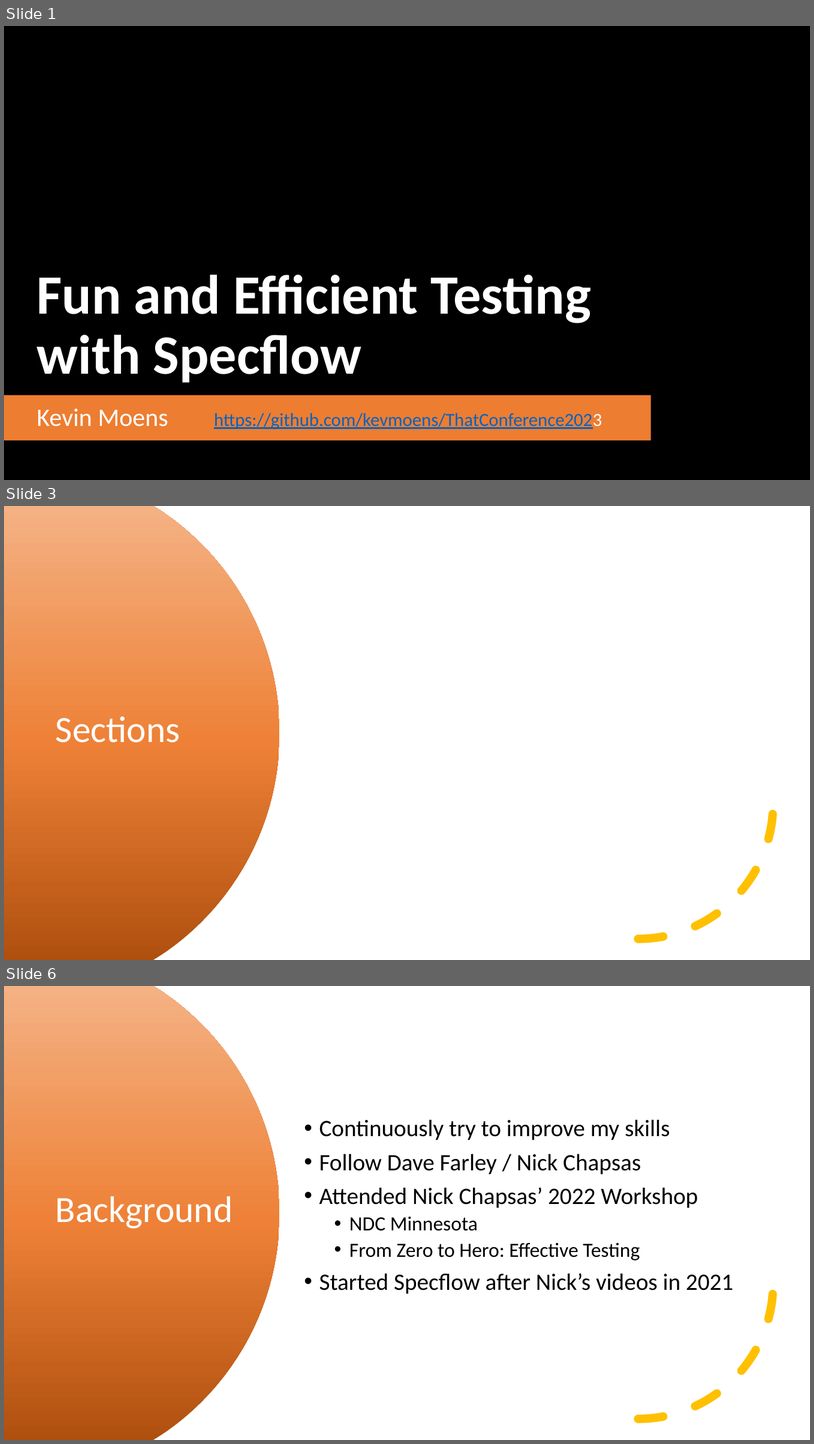
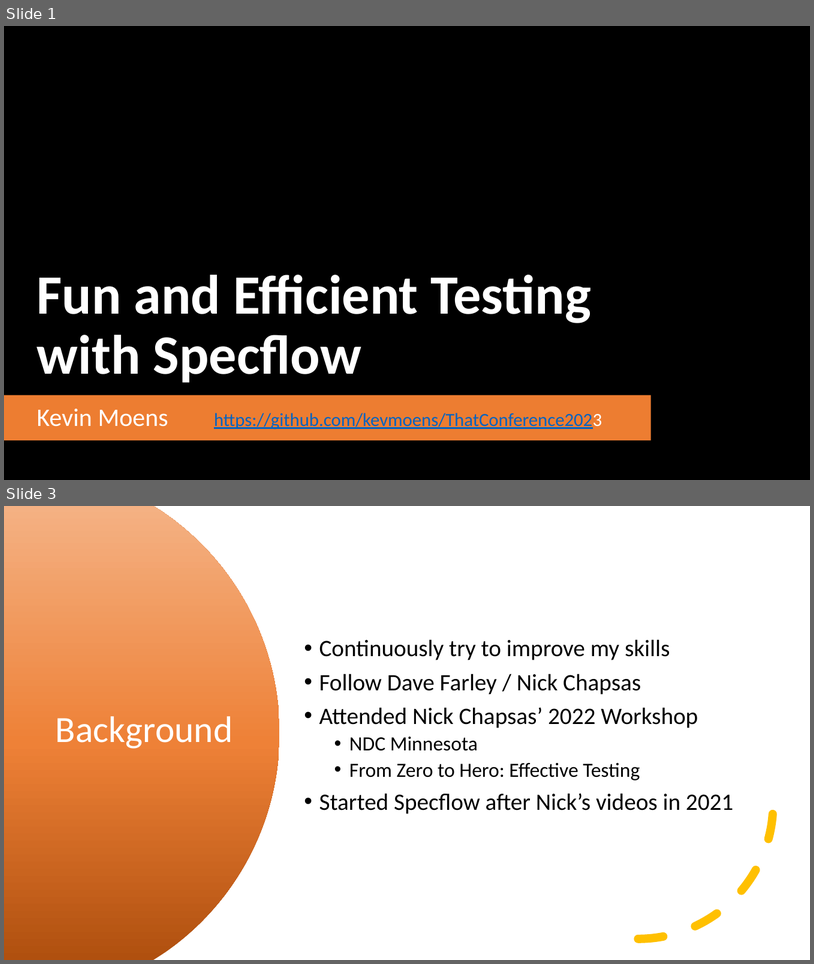
Before and after one commit to kevmoens/ThatConference2023, a slide deck: ThatConference2023.pptx. Shown one above the other, each under a label of ours: slides 1, 3 and 6 before the commit, slides 1 and 3 after it; the slides between them are not shown. The pictures are 814x1444 and 814x964 pixels, drawn with LibreOffice and Linux fonts; fonts in the diff are those of the drawing; background and template pictures are left out. Boxes give left, top, right and bottom in pixels: in the first picture for what was removed or moved away, otherwise in the second. Text is boxed around its words. In the diff, an @@ line names an element or a change of style, - is before the commit and + after.

```diff
--- a/ThatConference2023.pptx
+++ b/ThatConference2023.pptx
@@ slide 3 removed at [4, 506, 810, 960], background #FFFFFF @@
@@ freeform shape removed at [4, 506, 280, 960] @@
@@ arc (boxed as its full ellipse) removed at [504, 669, 774, 939] @@
@@ title removed at [56, 716, 180, 742] @@
-Sections
@@ what was slide 6 is now slide 3 @@
```
Also in this commit, not shown: 2 other slides removed.
